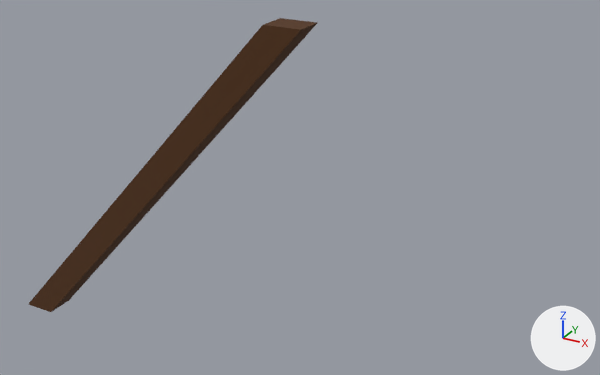
Two versions of the glTF model godot/assets/props/modelle/strebe_2m.glb, one commit apart.
Both versions are drawn from a camera (50 mm lens) standing at (2.75, -3.27, 2.84) and looking at (0.84, 0.2, 1.1). Lighting does not change. The marker at lower right points along +X, +Y and +Z. The picture after the commit comes second. Vertices at exactly the same position are counted once.

Names of what the first picture shows: 'strebe_2m'.
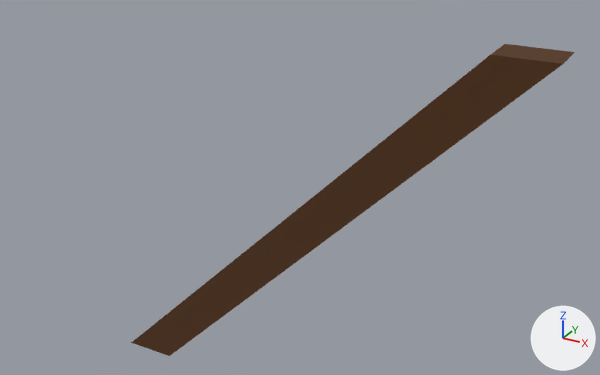
Pixel boxes [x1, y1, x2, y2] of what changed, in the pictures (600 x 375 px):
'strebe_2m', reshaped (54% wider, 6% taller)
    before: [29, 18, 317, 312]
    after: [131, 44, 575, 356]

Edits to the bpy script that builds the scene:
```text
Change me_strebe_2m:
    used by ob_strebe_2m; location = (0.0, 0.0, 0.0)
    remove me_strebe_2m.from_pydata(...)  # 8 vertices, 12 faces; spans x -1.0..1.0, y -0.08..0.08, z 0.0..2.0
    add me_strebe_2m.from_pydata(...)  # 8 vertices, 12 faces; spans x -0.14..2.14, y -0.1..0.1, z 0.0..2.0
    me_strebe_2m part 1
    me_strebe_2m.vertices[0].co: (-1.0, -0.08, 0.0) -> (-0.14, -0.1, 0.0)  # pixel (27, 304) -> pixel (131, 342)
    me_strebe_2m.vertices[1].co: (-0.8, -0.08, 0.0) -> (0.14, -0.1, 0.0)  # pixel (50, 312) -> pixel (169, 356)
    me_strebe_2m.vertices[2].co: (1.0, -0.08, 2.0) -> (2.14, -0.1, 2.0)  # pixel (301, 29) -> pixel (563, 63)
    me_strebe_2m.vertices[3].co: (0.8, -0.08, 2.0) -> (1.86, -0.1, 2.0)  # pixel (262, 24) -> pixel (490, 54)
    me_strebe_2m.vertices[4].co: (-1.0, 0.08, 0.0) -> (-0.14, 0.1, 0.0)  # not seen -> pixel (152, 326)
    me_strebe_2m.vertices[5].co: (-0.8, 0.08, 0.0) -> (0.14, 0.1, 0.0)  # pixel (68, 300) -> not seen
    me_strebe_2m.vertices[6].co: (1.0, 0.08, 2.0) -> (2.14, 0.1, 2.0)  # pixel (318, 22) -> pixel (575, 52)
    me_strebe_2m.vertices[7].co: (0.8, 0.08, 2.0) -> (1.86, 0.1, 2.0)  # pixel (280, 18) -> pixel (504, 43)
```
